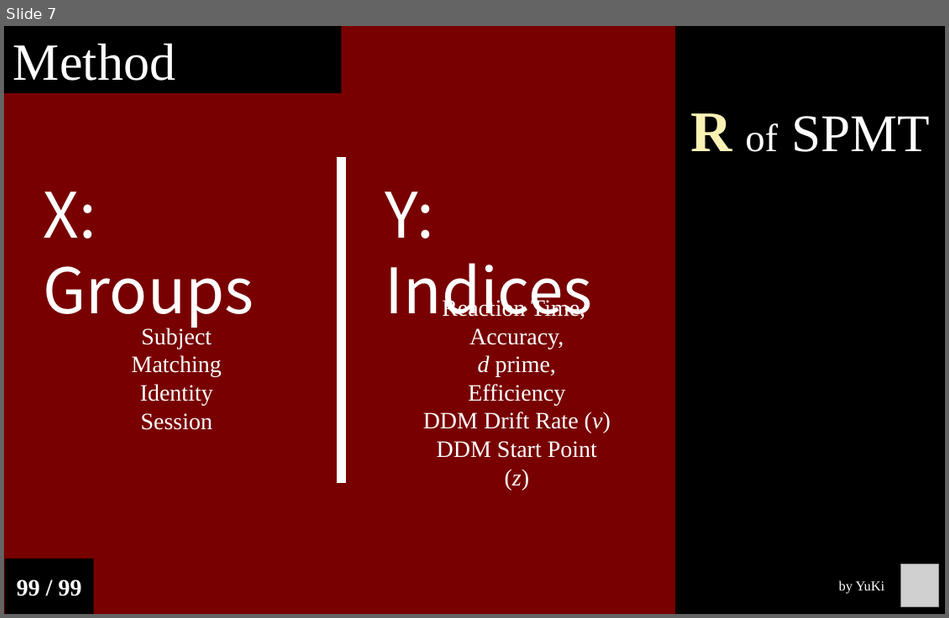
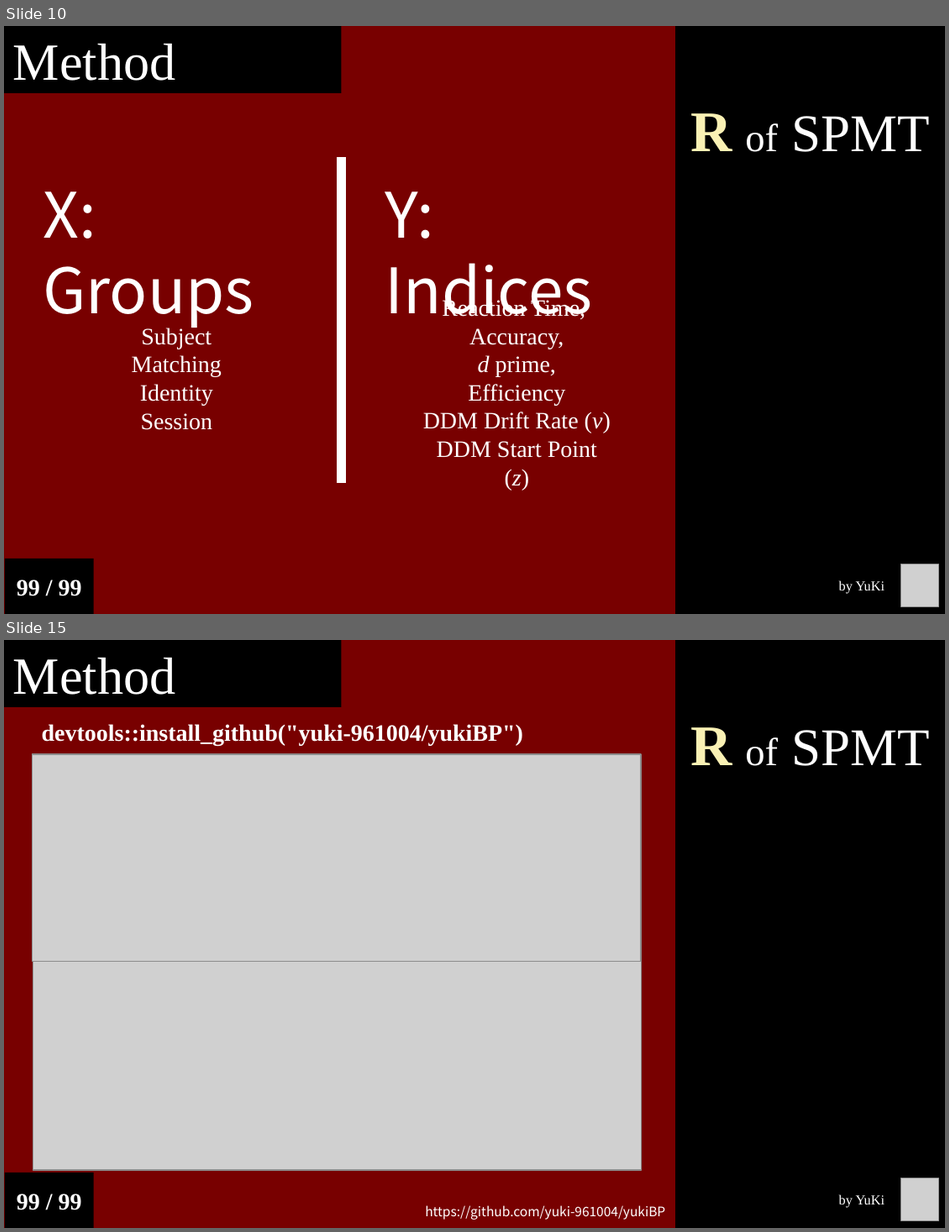
Before and after one commit to Chuan-Peng-Lab/ReliabilitySPE, a slide deck: 6_Reports/6_2_Phase_2/End_Semester_Report.pptx. Shown one above the other, each under a label of ours: slide 7 before the commit, slides 10 and 15 after it; the slides between them are not shown. The pictures are 949x618 and 949x1232 pixels, drawn with LibreOffice and Linux fonts; fonts in the diff are those of the drawing; grey boxes stand for pictures. Boxes give left, top, right and bottom in pixels: in the first picture for what was removed or moved away, otherwise in the second. Text is boxed around its words. In the diff, an @@ line names an element or a change of style, - is before the commit and + after.

```diff
--- a/6_Reports/6_2_Phase_2/End_Semester_Report.pptx
+++ b/6_Reports/6_2_Phase_2/End_Semester_Report.pptx
@@ slide 15 added at [4,640,945,1228], background #780000 @@
@@ rectangle added at [4,640,341,707], fill #000000, 40 pt, text #FFFFFF @@
+Method
@@ rectangle added at [675,640,945,1228], fill #000000, 40.5 pt, text #FFFFFF @@
+R of SPMT
@@ text added at [42,724,523,746], 18 pt, text #FFFFFF, bold @@
+devtools::install_github("yuki-961004/yukiBP")
@@ picture added at [33,754,641,961] @@
@@ picture added at [33,961,641,1170] @@
@@ rectangle added at [5,1173,93,1228], fill #000000, 18 pt, text #FFFFFF, bold @@
+99 / 99
@@ picture added at [900,1178,938,1220] @@
@@ text added at [425,1205,665,1220], 10 pt, text #FFFFFF @@
+https://github.com/yuki-961004/yukiBP
@@ text added at [839,1194,885,1208], 10.5 pt, text #FFFFFF @@
+by YuKi
@@ what was slide 7 is now slide 10 @@
```
Also in this commit, not shown: 2 slides changed, 23 other slides added, 3 other files.
